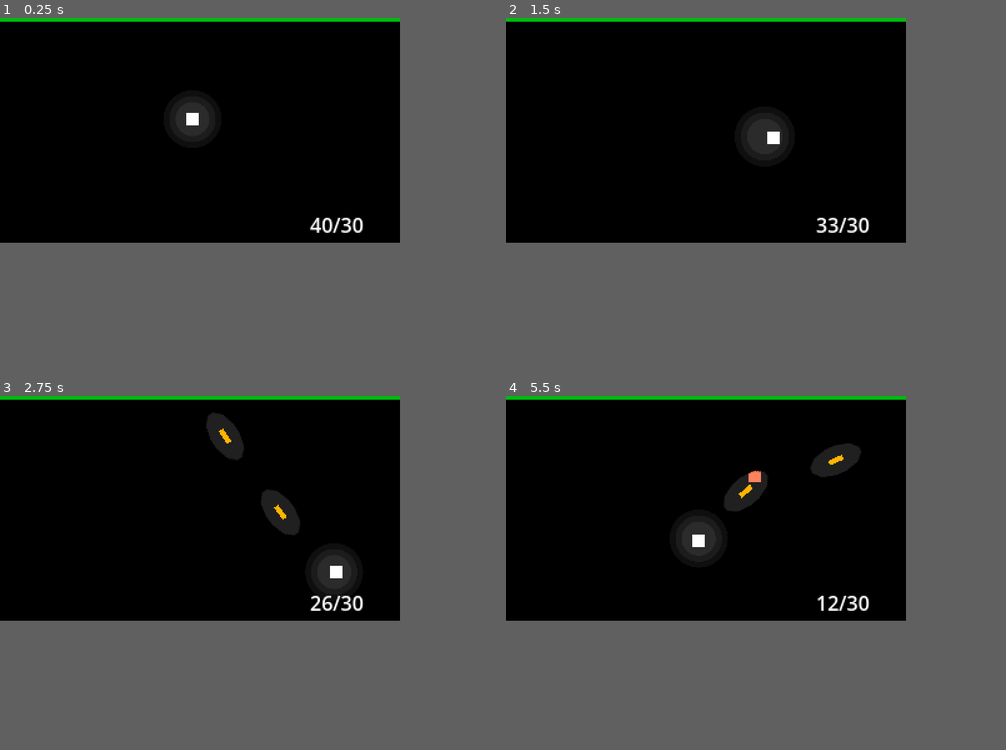
Above: before the commit, frames 1-4 (two rows, left to right).
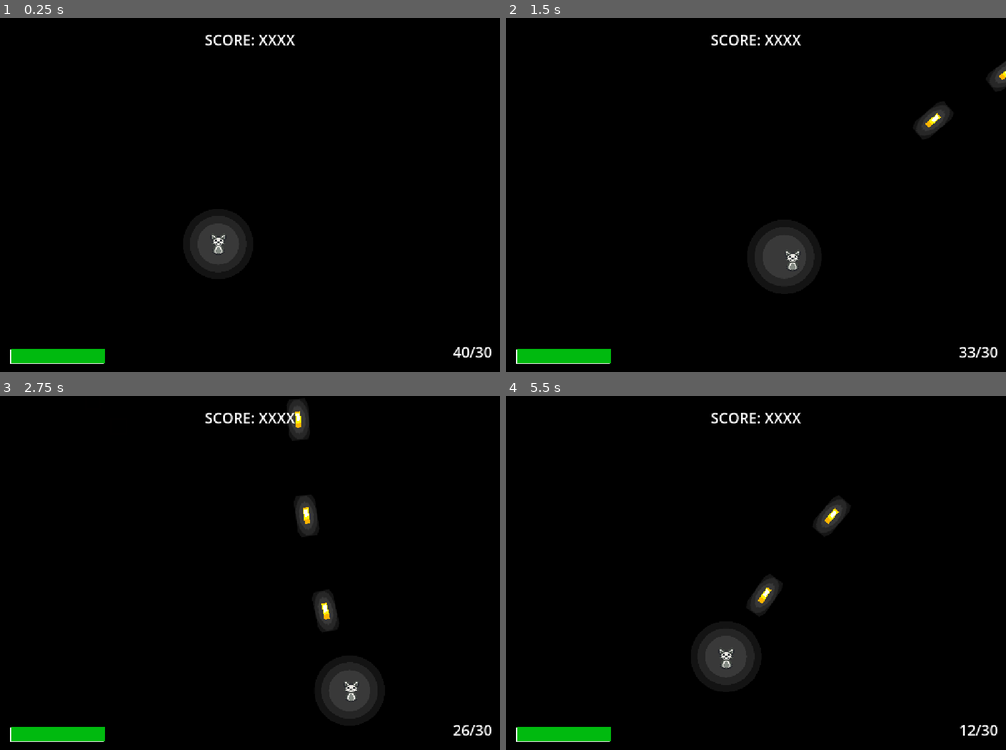
Above: after the commit, the same moments.

Repository: ThanapatrP/game-project-shooter
Game: Godot game, scene res://src/levels/main_level.tscn
Same seed, same stepped clock (60 frames per second), same inputs: the game is played once before the commit and once after it. Before the commit the project starts from res://src/levels/test_level.tscn.
Inputs (mouse positions are in pixels of both pictures, inside the frame that each line leads up to):
- Up to frame 1 (0.25 s): no input
- Up to frame 2 (1.5 s): tap Enter at 0.5 s; move the mouse to (796, 120) at 0.52 s; press the mouse at (796, 120) at 0.53 s; hold D (right) 0.53-1.28 s; right-click (796, 120) at 0.8 s; move the mouse to (626, 141) at 1.27 s; release the mouse at (626, 141) at 1.28 s; hold S (down) from 1.28 s (still down); right-click (626, 141) at 1.35 s
- Up to frame 3 (2.75 s): click (120, 519) at 1.55 s; move the mouse to (240, 459) at 2.02 s; release S (down) at 2.03 s; press the mouse at (240, 459) at 2.03 s; hold D (right) from 2.03 s (still down); right-click (240, 459) at 2.3 s
- Up to frame 4 (5.5 s): move the mouse to (686, 551) at 2.77 s; release D (right) at 2.78 s; release the mouse at (686, 551) at 2.78 s; hold W (up) 2.78-3.53 s; right-click (686, 551) at 2.85 s; click (686, 551) at 3.05 s; move the mouse to (826, 541) at 3.52 s; press the mouse at (826, 541) at 3.53 s; hold A (left) 3.53-5.03 s; right-click (826, 541) at 3.8 s; move the mouse to (586, 473) at 4.27 s; release the mouse at (586, 473) at 4.28 s; right-click (586, 473) at 4.35 s; click (586, 473) at 4.55 s; move the mouse to (726, 509) at 5.02 s; press the mouse at (726, 509) at 5.03 s; hold S (down) from 5.03 s (still down); right-click (726, 509) at 5.3 s
In our replay, the window is 640x360 before the commit and 800x567 after it. These sizes can differ from the game's own. Grey fills any space a smaller window leaves; there, only what the larger window draws over its background counts as a difference.

The runs differ from the first frame. In frame 1, 4.6% of the frame differs, in the area x 0-99%, y 0-98%; in frame 2, 5.4%; in frame 3, 6.8%; in frame 4, 6.7%.

Commit message:
basic sprite

Diff:
--- a/project.godot
+++ b/project.godot
@@ -18,10 +18,10 @@
 
 [display]
 
-window/size/viewport_width=320
-window/size/viewport_height=180
-window/size/window_width_override=960
-window/size/window_height_override=540
+window/size/viewport_width=550
+window/size/viewport_height=390
+window/size/window_width_override=1280
+window/size/window_height_override=960
 window/stretch/mode="viewport"
 
 [input]
--- a/src/characters/enemy/running_enemy.gd
+++ b/src/characters/enemy/running_enemy.gd
@@ -1,7 +1,7 @@
 extends CharacterBody2D
 
 
-var spd = 20
+var spd = 40
 var hp = 100
 var flashing_t = 0.0
 
--- a/src/characters/enemy/running_enemy.tscn
+++ b/src/characters/enemy/running_enemy.tscn
@@ -1,44 +1,46 @@
-[gd_scene load_steps=5 format=3 uid="uid://dolcvif2pycvo"]
+[gd_scene load_steps=7 format=3 uid="uid://dolcvif2pycvo"]
 
 [ext_resource type="Script" uid="uid://dut2aikrhno42" path="res://src/characters/enemy/running_enemy.gd" id="1_1utja"]
+[ext_resource type="Texture2D" uid="uid://elun683rxg71" path="res://asset/enemy/enemy_spr_v1.png" id="2_nwbxo"]
+
+[sub_resource type="CanvasItemMaterial" id="CanvasItemMaterial_nwbxo"]
+light_mode = 2
+
+[sub_resource type="CanvasItemMaterial" id="CanvasItemMaterial_1utja"]
+light_mode = 1
 
 [sub_resource type="CanvasItemMaterial" id="CanvasItemMaterial_du4ue"]
 light_mode = 1
 
 [sub_resource type="CapsuleShape2D" id="CapsuleShape2D_1utja"]
-radius = 5.0
-height = 10.0
-
-[sub_resource type="CanvasItemMaterial" id="CanvasItemMaterial_1utja"]
-light_mode = 1
+radius = 12.0
+height = 24.0
 
 [node name="RunningEnemy" type="CharacterBody2D"]
 collision_layer = 4
 collision_mask = 0
 script = ExtResource("1_1utja")
 
-[node name="ColorRect" type="ColorRect" parent="."]
-offset_left = -5.0
-offset_top = -5.0
-offset_right = 5.0
-offset_bottom = 5.0
-color = Color(0.696554, 0.339571, 0.245626, 1)
+[node name="EnemySprite" type="Sprite2D" parent="."]
+material = SubResource("CanvasItemMaterial_nwbxo")
+scale = Vector2(0.5625, 0.5625)
+texture = ExtResource("2_nwbxo")
+
+[node name="PositionMarker" type="Polygon2D" parent="."]
+material = SubResource("CanvasItemMaterial_1utja")
+scale = Vector2(0.05625, 0.05625)
+color = Color(0.82493, 0, 0.183449, 1)
+polygon = PackedVector2Array(-160, -160, -128, -128, -128, 128, 128, 128, 128, -128, -128, -128, -160, -160, 160, -160, 160, 160, -160, 160)
 
 [node name="FlashingSpr" type="ColorRect" parent="."]
 visible = false
 z_index = 1
 material = SubResource("CanvasItemMaterial_du4ue")
-offset_left = -5.0
-offset_top = -5.0
-offset_right = 5.0
-offset_bottom = 5.0
+offset_left = -9.0
+offset_top = -9.0
+offset_right = 9.0
+offset_bottom = 9.0
 
 [node name="CollisionShape2D" type="CollisionShape2D" parent="."]
 rotation = 1.5708
 shape = SubResource("CapsuleShape2D_1utja")
-
-[node name="PositionMarker" type="Polygon2D" parent="."]
-material = SubResource("CanvasItemMaterial_1utja")
-scale = Vector2(0.03125, 0.03125)
-color = Color(0.698039, 0.341176, 0.247059, 1)
-polygon = PackedVector2Array(-160, -160, -128, -128, -128, 128, 128, 128, 128, -128, -128, -128, -160, -160, 160, -160, 160, 160, -160, 160)
--- a/src/characters/player/player.gd
+++ b/src/characters/player/player.gd
@@ -1,78 +1,104 @@
-class_name PttPlayer
+class_name Player
 extends CharacterBody2D
 
 
-const SPD = 80.0
+# Movement stuff
+const SPD = 100.0
 var p_input := Vector2.ZERO
+var added_velo : Vector2 = Vector2.ZERO
 
 
-const LIGHT_RES := 128
-const DEF_LIGHT_SCALE = 84
-const PLAYER_LIGHT_SCALE = 48
+# Mouse stuff
 var mouse_pos : Vector2 = Vector2.ZERO
 var mouse_rad := 0.0
 var mouse_dir : Vector2 = Vector2.ZERO
 
 
+# HP stuff
 var hp = 100
 var invin = -1.0
 
 
+# Shoot stuff
 const DEF_SHOOT_CD = 0.1
 var shoot_cd = 0.0
-var RELOAD_T = 0.8
-var reload_cd = -1.0
+var RELOAD_T = 0.8 # default / max reload cooldown
+var reload_cd = -1.0 # currect cooldown of reload
 var ammo = 40
 
 
-const DEF_LIGHT_POW = 4.5
+# Light stuff
+const DEF_LIGHT_POW = 3.5 # how long light will last in second (max)
+const LIGHT_RES := 256 # size of light texture
+const ACTIVE_LIGHT_SCALE = 128 + 32
+const PLAYER_LIGHT_SCALE = 64+16
 var light_pow = 0.0
 var light_active = true
 
 
+# Resources
 var bullet_res = preload("res://src/object/bullets/bullet.tscn")
 
 
+# Node ref
+@onready var light_pivot := $LightPivot
+@onready var point_light := $LightPivot/PointLight2D
+
+
 func _ready():
-	$LightPivot.top_level = true
+	light_pivot.top_level = true
+	light_pivot.global_position = global_position
+
 	light_pow = DEF_LIGHT_POW
 
 
 func _process(delta):
+
+	# Mouse management
 	mouse_pos = round(get_global_mouse_position())
 	mouse_dir = global_position.direction_to(get_global_mouse_position())
 
-	var lerp_pow = 0.5
 
+	var light_lerp_pow = 0.5
+
+	# Active light stuff
 	if Input.is_action_pressed("m2") and light_active:
-		$LightPivot.global_position = lerp($LightPivot.global_position, get_global_mouse_position(), lerp_pow)
-		$LightPivot.scale = lerp($LightPivot.scale, float_to_vec(cal_light_scale(DEF_LIGHT_SCALE)), lerp_pow)
+		light_pivot.global_position = lerp($LightPivot.global_position, get_global_mouse_position(), light_lerp_pow)
+		light_pivot.scale = lerp($LightPivot.scale, float_to_vec(cal_light_scale(ACTIVE_LIGHT_SCALE)), light_lerp_pow)
 		light_pow -= delta
 		if light_pow <= 0.0:
 			light_active = false
 	else:
-		$LightPivot.global_position = lerp($LightPivot.global_position, global_position, lerp_pow)
-		$LightPivot.scale = lerp($LightPivot.scale, float_to_vec(cal_light_scale(PLAYER_LIGHT_SCALE)), lerp_pow)
+		light_pivot.global_position = lerp($LightPivot.global_position, global_position, light_lerp_pow)
+		light_pivot.scale = lerp($LightPivot.scale, float_to_vec(cal_light_scale(PLAYER_LIGHT_SCALE)), light_lerp_pow)
 		light_pow += delta * 2.0
 		if light_pow > DEF_LIGHT_POW/2.0:
 			light_active = true
 			if light_pow > DEF_LIGHT_POW:
 				light_pow = DEF_LIGHT_POW
 
-	$LightPivot/PointLight2D.energy = 2.0 * (float(light_pow)/DEF_LIGHT_POW)
+	point_light.energy = 1.0 * (float(light_pow)/DEF_LIGHT_POW)
 
 	shoot_cd -= delta
 
+	# Movement Input
 	p_input.x = Input.get_axis("left", "right")
 	p_input.y = Input.get_axis("up", "down")
 
 	p_input = p_input.normalized()
 
+	# Shoot
 	if Input.is_action_pressed("m1") and reload_cd <= 0.0:
 		shoot()
 		if ammo <= 0:
 			reload_cd = RELOAD_T
 
+	if reload_cd > 0.0:
+		reload_cd -= delta
+		if reload_cd <= 0.0:
+			ammo = 30
+
+	# On hit
 	if $Hitbox.get_overlapping_bodies().size() > 0 and invin <= 0.0:
 		hp -= 30
 		invin = 3.0
@@ -83,20 +109,17 @@
 	else:
 		modulate.a = 1
 
-	if reload_cd > 0.0:
-		reload_cd -= delta
-		if reload_cd <= 0.0:
-			ammo = 30
-
 
 
 func _physics_process(delta):
-	velocity = p_input * SPD
+	velocity = ( p_input * SPD ) + added_velo
 
-	print(hp)
+	added_velo = lerp(added_velo, Vector2.ZERO, 0.1)
+
 	move_and_slide()
 
 
+# Call on shoot pressed (Auto considered cd)
 func shoot():
 	if shoot_cd > 0.0:
 		return
@@ -110,6 +133,9 @@
 	shoot_cd = DEF_SHOOT_CD
 	ammo -= 1
 
+	var cam = get_node_or_null("%Camera2D")
+	if cam: cam.shake(0.2, 5)
+
 func cal_light_scale(target_rad):
 	var p = 1.0/LIGHT_RES
 
--- a/src/characters/player/player.tscn
+++ b/src/characters/player/player.tscn
@@ -1,13 +1,21 @@
-[gd_scene load_steps=7 format=3 uid="uid://c2uvr2f2eld2n"]
+[gd_scene load_steps=11 format=3 uid="uid://c2uvr2f2eld2n"]
 
 [ext_resource type="Script" uid="uid://uk7ms7e3jxl7" path="res://src/characters/player/player.gd" id="1_7nd6e"]
+[ext_resource type="Texture2D" uid="uid://c313nclvnvbse" path="res://asset/player/player_spr_v2.png" id="2_7nd6e"]
+[ext_resource type="Texture2D" uid="uid://cllc6hvplrvsy" path="res://asset/player/player_spr_v2-border.png" id="3_5c1al"]
+
+[sub_resource type="CanvasItemMaterial" id="CanvasItemMaterial_7nd6e"]
+light_mode = 2
+
+[sub_resource type="CanvasItemMaterial" id="CanvasItemMaterial_5c1al"]
+light_mode = 1
 
 [sub_resource type="CanvasItemMaterial" id="CanvasItemMaterial_bxhu7"]
 light_mode = 1
 
 [sub_resource type="CapsuleShape2D" id="CapsuleShape2D_bxhu7"]
-radius = 2.0
-height = 10.0
+radius = 3.0
+height = 16.0
 
 [sub_resource type="Gradient" id="Gradient_bxhu7"]
 interpolation_mode = 1
@@ -16,33 +24,38 @@
 
 [sub_resource type="GradientTexture2D" id="GradientTexture2D_5c1al"]
 gradient = SubResource("Gradient_bxhu7")
-width = 128
-height = 128
+width = 256
+height = 256
 fill = 1
 fill_from = Vector2(0.5, 0.5)
 fill_to = Vector2(0, 1)
 
 [sub_resource type="RectangleShape2D" id="RectangleShape2D_bxhu7"]
-size = Vector2(4, 4)
+size = Vector2(8, 15)
 
 [node name="Player" type="CharacterBody2D"]
 script = ExtResource("1_7nd6e")
 
-[node name="ColorRect" type="ColorRect" parent="."]
-offset_left = -5.0
-offset_top = -5.0
-offset_right = 5.0
-offset_bottom = 5.0
-metadata/_edit_use_anchors_ = true
+[node name="PlayerSprite" type="Sprite2D" parent="."]
+material = SubResource("CanvasItemMaterial_7nd6e")
+texture = ExtResource("2_7nd6e")
 
-[node name="PositionMarker" type="Polygon2D" parent="."]
+[node name="PositionMarker" type="Sprite2D" parent="."]
+modulate = Color(1, 1, 1, 0.254902)
+z_index = -1
+material = SubResource("CanvasItemMaterial_5c1al")
+scale = Vector2(1, 0.995245)
+texture = ExtResource("3_5c1al")
+
+[node name="PositionMarker-bak" type="Polygon2D" parent="."]
+visible = false
 material = SubResource("CanvasItemMaterial_bxhu7")
-scale = Vector2(0.03125, 0.03125)
+scale = Vector2(0.05625, 0.05625)
 color = Color(1, 1, 1, 0.321569)
 polygon = PackedVector2Array(-160, -160, -128, -128, -128, 128, 128, 128, 128, -128, -128, -128, -160, -160, 160, -160, 160, 160, -160, 160)
 
 [node name="CollisionShape2D" type="CollisionShape2D" parent="."]
-position = Vector2(0, 3)
+position = Vector2(0, 9)
 rotation = 1.5708
 shape = SubResource("CapsuleShape2D_bxhu7")
 
@@ -56,7 +69,7 @@
 [node name="LightPivot" type="Marker2D" parent="."]
 
 [node name="PointLight2D" type="PointLight2D" parent="LightPivot"]
-energy = 2.0
+position = Vector2(-1, -1)
 blend_mode = 2
 texture = SubResource("GradientTexture2D_5c1al")
 
@@ -65,4 +78,5 @@
 collision_mask = 4
 
 [node name="CollisionShape2D" type="CollisionShape2D" parent="Hitbox"]
+position = Vector2(0, 0.5)
 shape = SubResource("RectangleShape2D_bxhu7")
--- /dev/null
+++ b/src/levels/main_level.tscn
@@ -0,0 +1,79 @@
+[gd_scene load_steps=8 format=3 uid="uid://bcnmonal0ebkm"]
+
+[ext_resource type="PackedScene" uid="uid://c2uvr2f2eld2n" path="res://src/characters/player/player.tscn" id="1_b6xw5"]
+[ext_resource type="Script" uid="uid://dlkm2ubumia7v" path="res://src/levels/spawner.gd" id="2_ctyfj"]
+[ext_resource type="Script" uid="uid://djtoury4cj4ex" path="res://src/levels/hp_bar_pivot.gd" id="3_11df1"]
+[ext_resource type="Script" uid="uid://c65tq4spr5dxh" path="res://src/levels/ammo_label.gd" id="4_k0jp4"]
+[ext_resource type="Script" uid="uid://0rf7u1t2yp73" path="res://src/util/custom_camera.gd" id="5_ctyfj"]
+
+[sub_resource type="SystemFont" id="SystemFont_ctyfj"]
+font_names = PackedStringArray("Courier Prime")
+font_weight = 999
+subpixel_positioning = 0
+keep_rounding_remainders = false
+oversampling = 2.0
+
+[sub_resource type="LabelSettings" id="LabelSettings_ctyfj"]
+font = SubResource("SystemFont_ctyfj")
+shadow_size = 0
+
+[node name="Level" type="Node2D"]
+y_sort_enabled = true
+
+[node name="Camera2D" type="Camera2D" parent="."]
+unique_name_in_owner = true
+anchor_mode = 0
+script = ExtResource("5_ctyfj")
+
+[node name="BG" type="ColorRect" parent="."]
+z_index = -99
+offset_left = -102.0
+offset_top = -78.0
+offset_right = 658.0
+offset_bottom = 478.0
+color = Color(0.221902, 0.221902, 0.221902, 1)
+
+[node name="Player" parent="." instance=ExtResource("1_b6xw5")]
+unique_name_in_owner = true
+position = Vector2(240, 249)
+
+[node name="CanvasModulate" type="CanvasModulate" parent="."]
+color = Color(0, 0, 0, 1)
+
+[node name="Spawner" type="Node" parent="."]
+script = ExtResource("2_ctyfj")
+
+[node name="UI" type="CanvasLayer" parent="."]
+
+[node name="HpBarPivot" type="Node2D" parent="UI"]
+position = Vector2(11, 364)
+script = ExtResource("3_11df1")
+metadata/_edit_group_ = true
+
+[node name="HpBarDropShadow" type="ColorRect" parent="UI/HpBarPivot"]
+offset_top = 1.0
+offset_right = 103.0
+offset_bottom = 17.0
+
+[node name="HpBar" type="ColorRect" parent="UI/HpBarPivot"]
+offset_left = 1.0
+offset_right = 104.0
+offset_bottom = 16.0
+color = Color(0, 0.729565, 0.0597753, 1)
+
+[node name="AmmoLabel" type="Label" parent="UI"]
+offset_left = 498.0
+offset_top = 356.0
+offset_right = 541.0
+offset_bottom = 379.0
+text = "30/30"
+script = ExtResource("4_k0jp4")
+
+[node name="ScoreLabel" type="Label" parent="UI"]
+offset_top = 12.0
+offset_right = 550.0
+offset_bottom = 35.0
+text = "SCORE: XXXX"
+label_settings = SubResource("LabelSettings_ctyfj")
+horizontal_alignment = 1
+vertical_alignment = 1
--- a/src/levels/test_level.tscn
+++ /dev/null
@@ -1,45 +0,0 @@
-[gd_scene load_steps=5 format=3 uid="uid://bcnmonal0ebkm"]
-
-[ext_resource type="PackedScene" uid="uid://c2uvr2f2eld2n" path="res://src/characters/player/player.tscn" id="1_1ky7t"]
-[ext_resource type="Script" uid="uid://dlkm2ubumia7v" path="res://src/levels/spawner.gd" id="2_6o3kl"]
-[ext_resource type="Script" uid="uid://djtoury4cj4ex" path="res://src/levels/hp_bar_pivot.gd" id="3_hdcac"]
-[ext_resource type="Script" uid="uid://c65tq4spr5dxh" path="res://src/levels/ammo_label.gd" id="4_br53r"]
-
-[node name="TestLevel" type="Node2D"]
-y_sort_enabled = true
-
-[node name="ColorRect" type="ColorRect" parent="."]
-z_index = -99
-offset_left = -19.0
-offset_top = -18.0
-offset_right = 338.0
-offset_bottom = 197.0
-color = Color(0.0846899, 0.0846899, 0.0846899, 1)
-
-[node name="Player" parent="." instance=ExtResource("1_1ky7t")]
-unique_name_in_owner = true
-position = Vector2(154, 81)
-
-[node name="CanvasModulate" type="CanvasModulate" parent="."]
-color = Color(0, 0, 0, 1)
-
-[node name="Spawner" type="Node" parent="."]
-script = ExtResource("2_6o3kl")
-
-[node name="CanvasLayer" type="CanvasLayer" parent="."]
-
-[node name="HpBarPivot" type="Node2D" parent="CanvasLayer"]
-script = ExtResource("3_hdcac")
-
-[node name="HpBar" type="ColorRect" parent="CanvasLayer/HpBarPivot"]
-offset_right = 320.0
-offset_bottom = 3.0
-color = Color(0, 0.729565, 0.0597753, 1)
-
-[node name="AmmoLabel" type="Label" parent="CanvasLayer"]
-offset_left = 248.0
-offset_top = 154.0
-offset_right = 291.0
-offset_bottom = 177.0
-text = "30/30"
-script = ExtResource("4_br53r")
--- a/src/object/bullets/bullet.gd
+++ b/src/object/bullets/bullet.gd
@@ -1,12 +1,13 @@
 extends Area2D
 
 
-const SPD = 600
+const SPD = 900
 var dir = Vector2.ZERO
 var damage = 50
 
 
 func _ready() -> void:
+	rotation = dir.angle()
 	connect("body_entered", hit)
 
 func _process(delta):
--- a/src/object/bullets/bullet.tscn
+++ b/src/object/bullets/bullet.tscn
@@ -6,12 +6,12 @@
 light_mode = 1
 
 [sub_resource type="RectangleShape2D" id="RectangleShape2D_bq0wm"]
-size = Vector2(12, 4)
+size = Vector2(18, 6)
 
 [sub_resource type="Gradient" id="Gradient_5c1al"]
 interpolation_mode = 1
-offsets = PackedFloat32Array(0.376623, 0.681818)
-colors = PackedColorArray(1, 1, 1, 1, 0, 0, 0, 0)
+offsets = PackedFloat32Array(0.253275, 0.480349, 0.703057, 0.899563)
+colors = PackedColorArray(1, 1, 1, 1, 1, 1, 1, 0.686275, 1, 1, 1, 0.380392, 0, 0, 0, 0)
 
 [sub_resource type="GradientTexture2D" id="GradientTexture2D_ohibe"]
 gradient = SubResource("Gradient_5c1al")
@@ -28,16 +28,31 @@
 
 [node name="ColorRect" type="ColorRect" parent="."]
 material = SubResource("CanvasItemMaterial_ohibe")
-offset_left = -6.0
+offset_left = -9.0
+offset_top = -3.0
+offset_right = 9.0
+offset_bottom = 3.0
+color = Color(1, 0.709804, 0, 1)
+
+[node name="ColorRect2" type="ColorRect" parent="."]
+material = SubResource("CanvasItemMaterial_ohibe")
+offset_left = -4.0
+offset_top = -3.0
+offset_right = 8.0
+offset_bottom = 3.0
+color = Color(1, 0.95, 0, 1)
+
+[node name="ColorRect3" type="ColorRect" parent="."]
+material = SubResource("CanvasItemMaterial_ohibe")
+offset_left = -1.0
 offset_top = -2.0
-offset_right = 6.0
+offset_right = 7.0
 offset_bottom = 2.0
-color = Color(1, 0.709804, 0, 1)
 
 [node name="CollisionShape2D" type="CollisionShape2D" parent="."]
 shape = SubResource("RectangleShape2D_bq0wm")
 
 [node name="PointLight2D" type="PointLight2D" parent="."]
 scale = Vector2(1.4375, 0.75)
-energy = 1.5
+blend_mode = 2
 texture = SubResource("GradientTexture2D_ohibe")
--- /dev/null
+++ b/src/util/custom_camera.gd
@@ -0,0 +1,35 @@
+extends Camera2D
+
+
+var shake_t : float = 0.0
+var _curr_shake_t : float = 0.0
+var shake_intensity : float = 0.0
+
+
+func _ready() -> void:
+    pass
+
+
+func _process(delta: float) -> void:
+    if shake_t > 0:
+        randomize()
+        var rand_rad = randf() * 2 * PI
+
+        var offset_length = clamp((_curr_shake_t/shake_t), 0.0, 1.0) * shake_intensity
+
+        offset = Vector2(cos(rand_rad) * offset_length, sin(rand_rad) * offset_length)
+
+        _curr_shake_t -= delta
+    else:
+        offset = Vector2()
+
+
+func _physics_process(delta: float) -> void:
+    pass
+
+
+func shake(duration : float, intensity : float):
+    shake_t = duration
+    _curr_shake_t = shake_t
+
+    shake_intensity = intensity
Binary file added: asset/enemy/enemy_spr_v1.png
Not shown, added: asset/enemy/enemy_spr_v1.png.import
Binary file added: asset/player/player_spr_v1.png
Not shown, added: asset/player/player_spr_v1.png.import
Binary file added: asset/player/player_spr_v2-border.png
Not shown, added: asset/player/player_spr_v2-border.png.import
Binary file added: asset/player/player_spr_v2.png
Not shown, added: asset/player/player_spr_v2.png.import
Not shown, added: src/util/custom_camera.gd.uid
